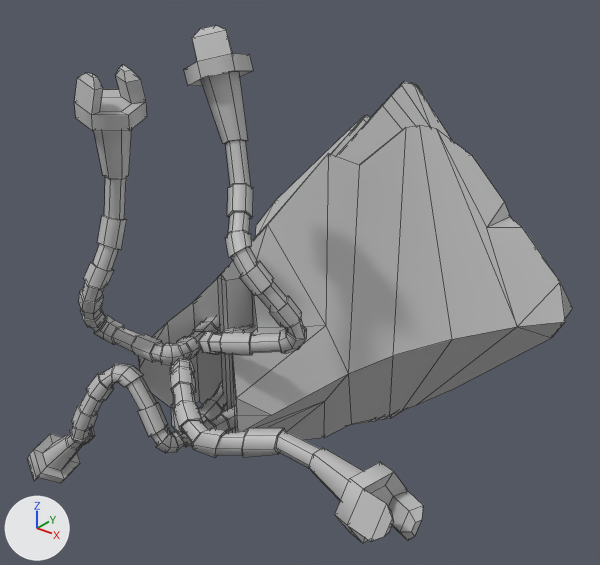
One commit to the FBX model Ghost Driver/Assets/Art/Models/Characters/Patrol.fbx: the scene before it, then after it.
One viewpoint serves both versions: a camera (50 mm lens) standing at (1.4, -1.32, 1.22) and looking at (-0.05, 0.48, 0.1). The axes (+X, +Y, +Z) are drawn at lower left. The lights are the same throughout. Mesh edges are drawn as thin lines. Where no turn or scale is listed for an object, it has been applied to the vertices.

The scene before the commit, as lines of its bpy script (objects in view):
```python
me_mesh = bpy.data.meshes.new('Mesh')
me_mesh.from_pydata(...)  # 298 vertices, 294 faces; spans x -0.123..0.291, y -0.293..0.005, z -0.027..0.826
me_mesh.materials.append(mat_lambert1)  # grey #bcbcbc
me_mesh_001 = bpy.data.meshes.new('Mesh.001')
me_mesh_001.from_pydata(...)  # 298 vertices, 294 faces; spans x -0.088..0.691, y -0.471..0.008, z -0.04..0.264
me_mesh_001.materials.append(mat_lambert1)  # grey #bcbcbc
me_mesh_002 = bpy.data.meshes.new('Mesh.002')
me_mesh_002.from_pydata(...)  # 298 vertices, 294 faces; spans x -0.644..0.061, y -0.407..0.008, z -0.479..0.142
me_mesh_002.materials.append(mat_lambert1)  # grey #bcbcbc
me_mesh_003 = bpy.data.meshes.new('Mesh.003')
me_mesh_003.from_pydata(...)  # 298 vertices, 294 faces; spans x -0.18..0.107, y -0.43..0.012, z -0.045..0.736
me_mesh_003.materials.append(mat_lambert1)  # grey #bcbcbc
me_mesh_004 = bpy.data.meshes.new('Mesh.004')
me_mesh_004.from_pydata(...)  # 152 vertices, 177 faces; spans x -0.63..0.63, y -0.06..1.45, z -0.66..0.64
me_mesh_004.materials.append(mat_lambert1)  # grey #bcbcbc
ob_pcube2 = bpy.data.objects.new('pCube2', me_mesh_004)
ob_pcube2.location = (0.0, 0.0, 0.0)
ob_tentacle_1 = bpy.data.objects.new('Tentacle_1', me_mesh)
ob_tentacle_1.location = (0.039, 0.215, 0.091)
ob_tentacle_2 = bpy.data.objects.new('Tentacle_2', me_mesh_002)
ob_tentacle_2.location = (-0.045, 0.174, -0.095)
ob_tentacle_3 = bpy.data.objects.new('Tentacle_3', me_mesh_001)
ob_tentacle_3.location = (0.103, 0.174, -0.095)
ob_tentacle_4 = bpy.data.objects.new('Tentacle_4', me_mesh_003)
ob_tentacle_4.location = (-0.114, 0.215, 0.109)
```
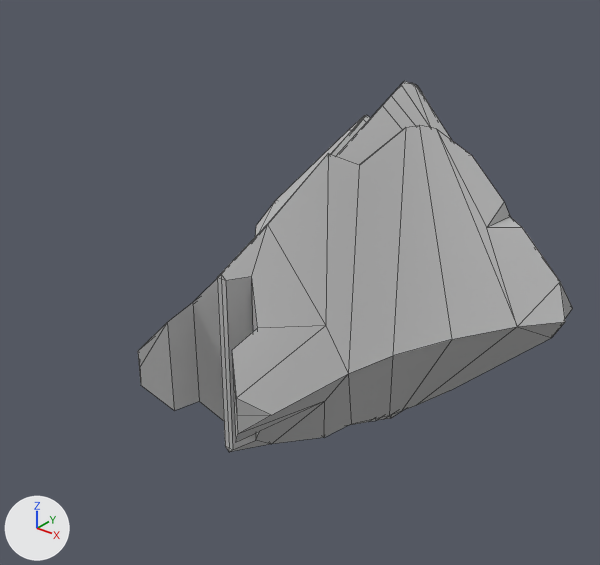
Boxes [x1, y1, x2, y2] around the edits, measured in the pictures (600 x 565 px):
'Tentacle_1', deleted: before [184, 26, 307, 355]
'Tentacle_3', deleted: before [170, 358, 423, 543]
'Tentacle_4', deleted: before [74, 65, 220, 365]
'Tentacle_2', deleted: before [28, 363, 227, 483]

The change, as a list of edits to the scene's bpy script:
```text
Remove ob_tentacle_2:
    ob_tentacle_2 = bpy.data.objects.new('Tentacle_2', me_mesh_002)
    ob_tentacle_2.location = (-0.045, 0.174, -0.095)
Remove ob_tentacle_4:
    ob_tentacle_4 = bpy.data.objects.new('Tentacle_4', me_mesh_003)
    ob_tentacle_4.location = (-0.114, 0.215, 0.109)
Remove ob_tentacle_1:
    ob_tentacle_1 = bpy.data.objects.new('Tentacle_1', me_mesh)
    ob_tentacle_1.location = (0.039, 0.215, 0.091)
Remove ob_tentacle_3:
    ob_tentacle_3 = bpy.data.objects.new('Tentacle_3', me_mesh_001)
    ob_tentacle_3.location = (0.103, 0.174, -0.095)
```
